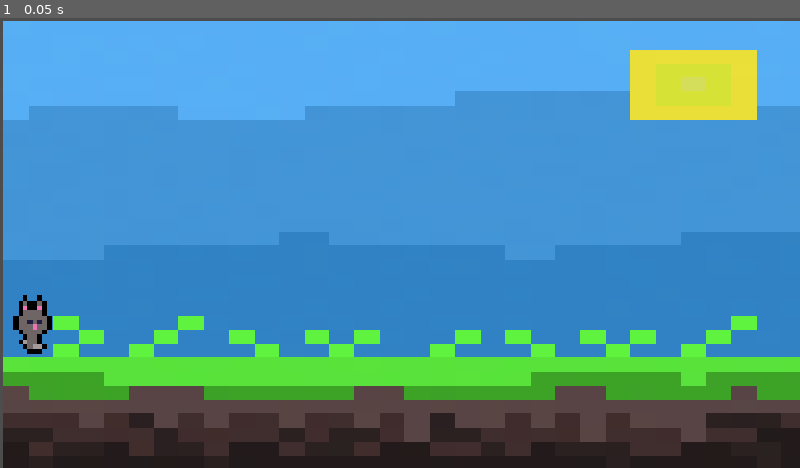
Above: before the commit, frame 1.
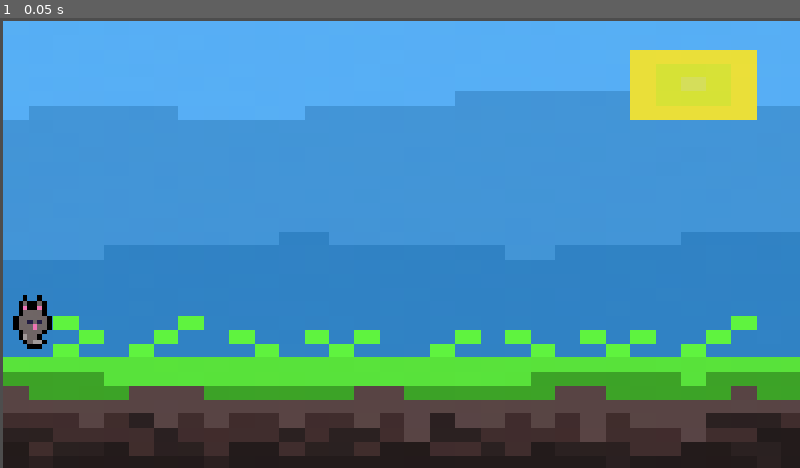
Above: after the commit, the same moment.

Repository: Snt8/hack-game
Game: Godot game, scene res://scenes/levels/test-world-scene.tscn
Two runs of this game, one before a commit and one after it. Both use one fixed random seed, a clock stepped at 60 frames per second and the inputs below. The project has no main scene, so this scene is started directly.
Inputs:
- Up to frame 1 (0.05 s): no input

The runs differ from the first frame. In frame 1, less than 0.1% of the frame differs, in the area x 2-6%, y 70-75%.

Commit message:
feat(scenes); actualizar la animacion del jugador

Diff:
--- a/scenes/characters/rabfran.tscn
+++ b/scenes/characters/rabfran.tscn
@@ -1,80 +1,73 @@
 [gd_scene format=3 uid="uid://bam1wnjyjcbjl"]
 
 [ext_resource type="Texture2D" uid="uid://bjhyakgp7dciq" path="res://assets/character-sprites.png" id="1_fs2pi"]
+[ext_resource type="Script" uid="uid://n11ir5ehn3b0" path="res://scripts/player/player_movement.gd" id="1_uskv6"]
 
-[sub_resource type="AtlasTexture" id="AtlasTexture_fs2pi"]
+[sub_resource type="AtlasTexture" id="AtlasTexture_ilp76"]
 atlas = ExtResource("1_fs2pi")
-region = Rect2(0, 64, 32, 32)
+region = Rect2(32, 32, 32, 32)
+
+[sub_resource type="AtlasTexture" id="AtlasTexture_ufdn0"]
+atlas = ExtResource("1_fs2pi")
+region = Rect2(0, 32, 32, 32)
 
 [sub_resource type="AtlasTexture" id="AtlasTexture_8ro0a"]
 atlas = ExtResource("1_fs2pi")
 region = Rect2(32, 64, 32, 32)
 
+[sub_resource type="AtlasTexture" id="AtlasTexture_n4y28"]
+atlas = ExtResource("1_fs2pi")
+region = Rect2(32, 0, 32, 32)
+
 [sub_resource type="AtlasTexture" id="AtlasTexture_uskv6"]
 atlas = ExtResource("1_fs2pi")
 region = Rect2(0, 0, 32, 32)
 
-[sub_resource type="AtlasTexture" id="AtlasTexture_n4y28"]
+[sub_resource type="AtlasTexture" id="AtlasTexture_b8nbt"]
 atlas = ExtResource("1_fs2pi")
-region = Rect2(32, 0, 32, 32)
-
-[sub_resource type="AtlasTexture" id="AtlasTexture_ufdn0"]
-atlas = ExtResource("1_fs2pi")
-region = Rect2(0, 32, 32, 32)
-
-[sub_resource type="AtlasTexture" id="AtlasTexture_ilp76"]
-atlas = ExtResource("1_fs2pi")
-region = Rect2(32, 32, 32, 32)
+region = Rect2(0, 64, 32, 32)
 
 [sub_resource type="SpriteFrames" id="SpriteFrames_xkuwh"]
 animations = [{
 "frames": [{
-"duration": 1.0,
-"texture": SubResource("AtlasTexture_fs2pi")
+"duration": 2.0,
+"texture": SubResource("AtlasTexture_ilp76")
+}, {
+"duration": 2.0,
+"texture": SubResource("AtlasTexture_ufdn0")
+}, {
+"duration": 2.0,
+"texture": SubResource("AtlasTexture_8ro0a")
 }],
 "loop": 1,
 "name": &"bounce-left",
 "speed": 5.0
 }, {
 "frames": [{
-"duration": 1.0,
-"texture": SubResource("AtlasTexture_8ro0a")
+"duration": 2.0,
+"texture": SubResource("AtlasTexture_n4y28")
+}, {
+"duration": 2.0,
+"texture": SubResource("AtlasTexture_uskv6")
+}, {
+"duration": 2.0,
+"texture": SubResource("AtlasTexture_b8nbt")
 }],
 "loop": 1,
 "name": &"bounce-right",
-"speed": 5.0
-}, {
-"frames": [{
-"duration": 2.5,
-"texture": SubResource("AtlasTexture_uskv6")
-}, {
-"duration": 2.5,
-"texture": SubResource("AtlasTexture_n4y28")
-}],
-"loop": 1,
-"name": &"default-left",
-"speed": 5.0
-}, {
-"frames": [{
-"duration": 2.5,
-"texture": SubResource("AtlasTexture_ufdn0")
-}, {
-"duration": 2.5,
-"texture": SubResource("AtlasTexture_ilp76")
-}],
-"loop": 1,
-"name": &"default-right",
 "speed": 5.0
 }]
 
 [node name="Rabfran" type="Node2D" unique_id=1665560285]
 
 [node name="CharacterBody2D" type="CharacterBody2D" parent="." unique_id=1629483050]
+script = ExtResource("1_uskv6")
 
 [node name="AnimatedSprite2D" type="AnimatedSprite2D" parent="CharacterBody2D" unique_id=546575668]
 texture_filter = 1
 sprite_frames = SubResource("SpriteFrames_xkuwh")
-animation = &"default-left"
+animation = &"bounce-right"
+frame_progress = 0.93068933
 
 [node name="CollisionPolygon2D" type="CollisionPolygon2D" parent="CharacterBody2D" unique_id=1974749537]
 position = Vector2(-4, -5)
